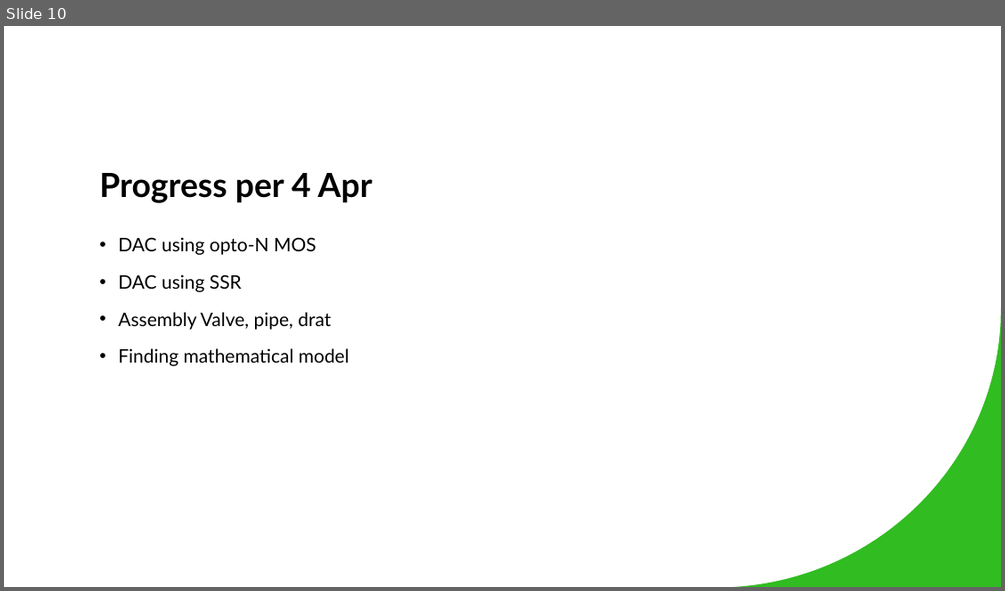
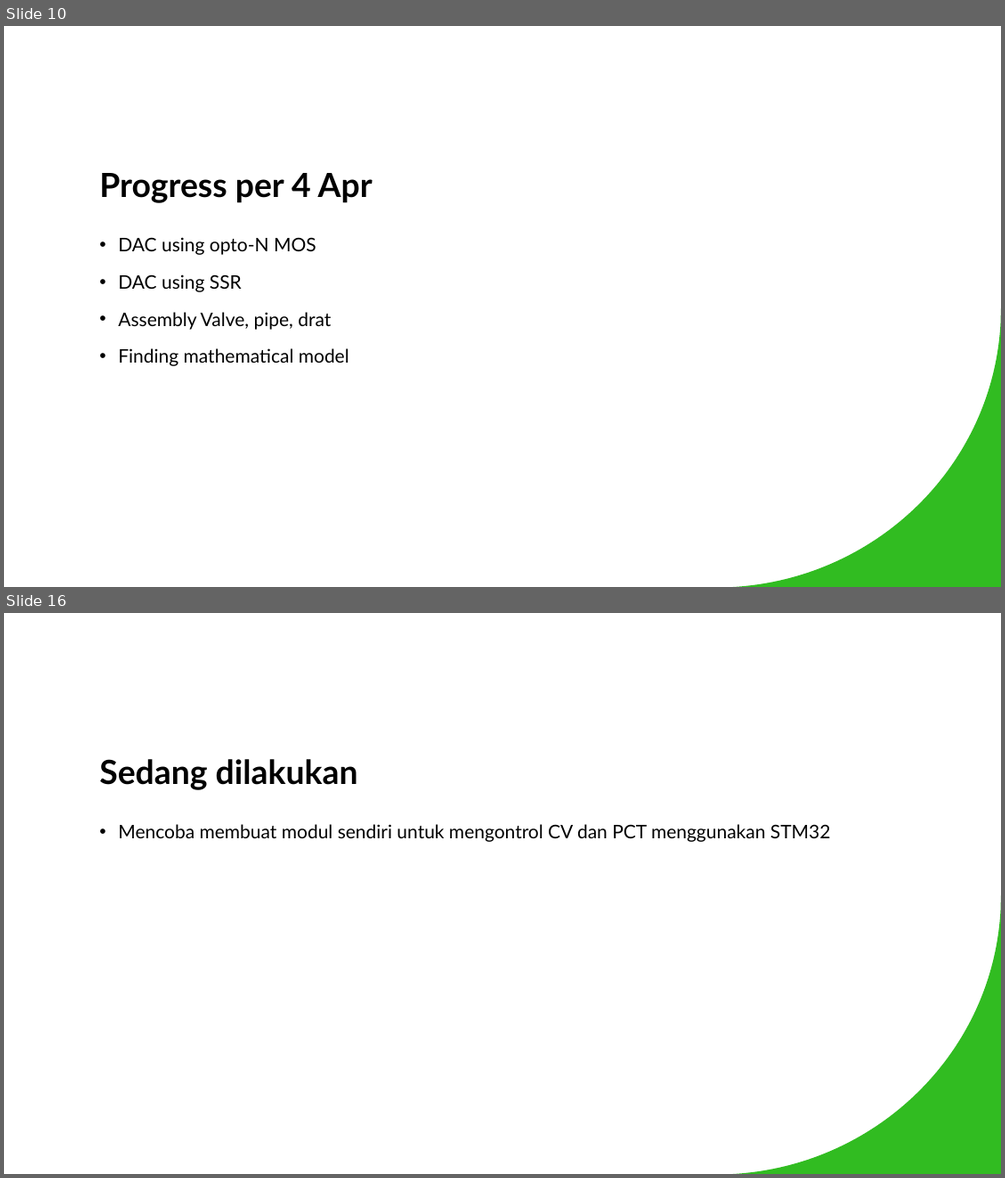
Before and after one commit to fariszuh/TA-PCT100, a slide deck: Faris's Undergraduate Thesis (Buku TA)/Laporan Progress Faris untuk Bimbingan Mingguan.pptx. Shown one above the other, each under a label of ours: slide 10 before the commit, slides 10 and 16 after it; the slides between them are not shown. The pictures are 1005x591 and 1005x1178 pixels, drawn with LibreOffice and Linux fonts; fonts in the diff are those of the drawing. Boxes give left, top, right and bottom in pixels: in the first picture for what was removed or moved away, otherwise in the second. Text is boxed around its words. In the diff, an @@ line names an element or a change of style, - is before the commit and + after.

```diff
--- a/Faris's Undergraduate Thesis (Buku TA)/Laporan Progress Faris untuk Bimbingan Mingguan.pptx
+++ b/Faris's Undergraduate Thesis (Buku TA)/Laporan Progress Faris untuk Bimbingan Mingguan.pptx
@@ slide 16 added at (4, 613, 1001, 1174), background #FFFFFF; not listed: 1 template element that a slide beside it also shows @@
@@ title added at (99, 759, 358, 790), 32 pt, text #000000, bold @@
+Sedang dilakukan
@@ text added at (118, 824, 831, 842), 18 pt, text #000000 @@
+• Mencoba membuat modul sendiri untuk mengontrol CV dan PCT menggunakan STM32
```
Also in this commit, not shown: 5 other slides added.
